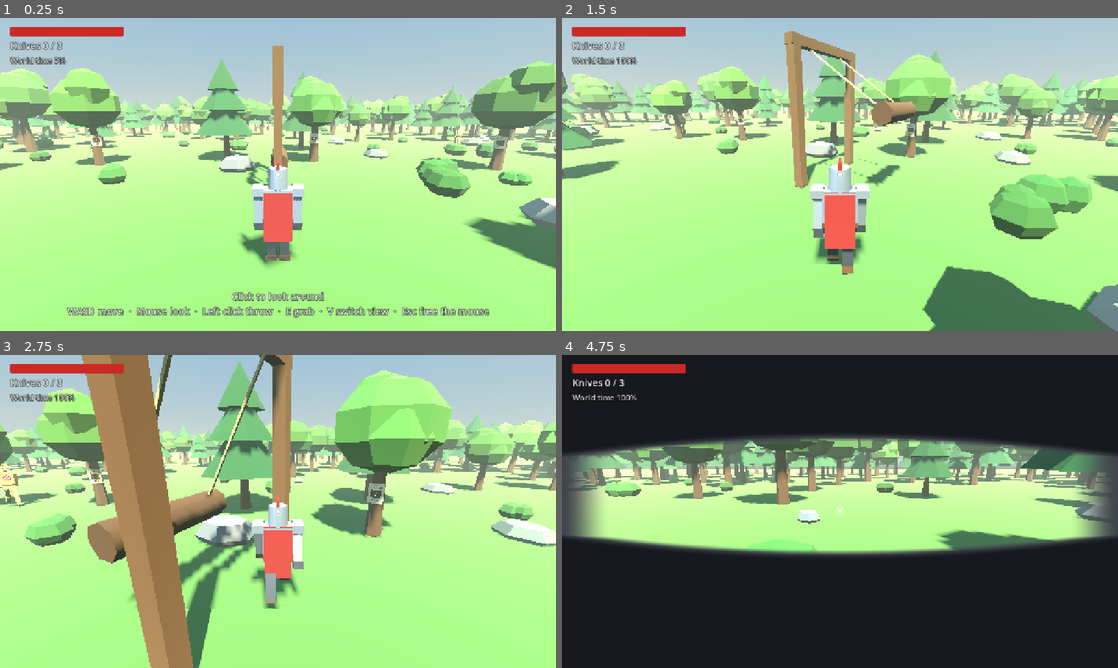
Above: before the commit, frames 1-4 (two rows, left to right).
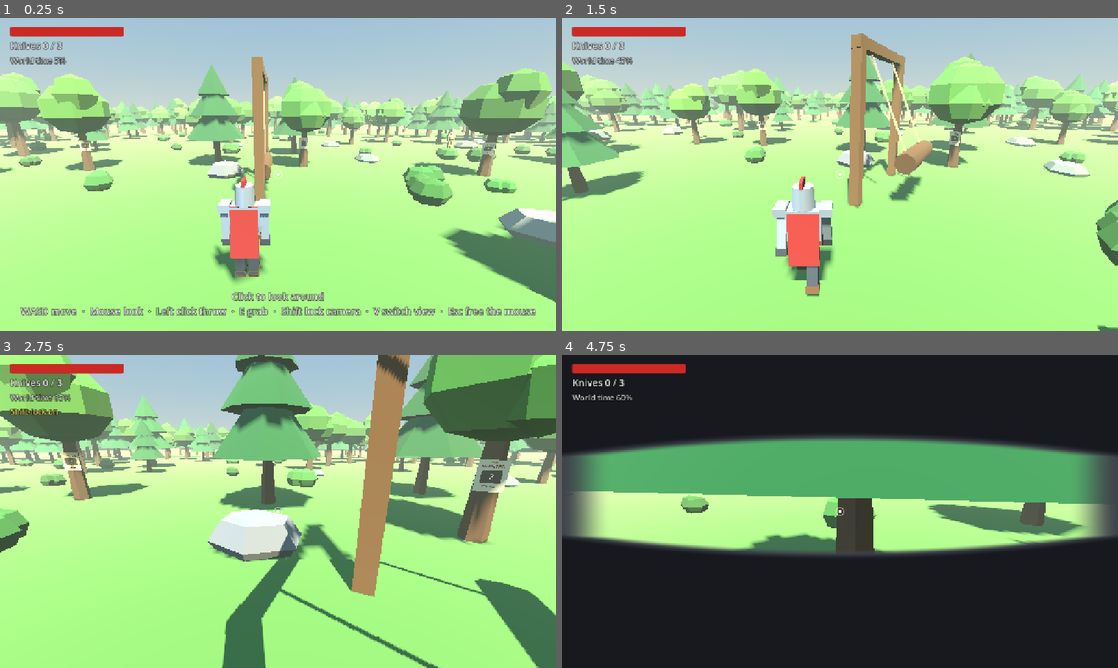
Above: after the commit, the same moments.

Repository: KaydenKamberi/knight-of-the-woods
Game: Godot game, scene res://scenes/forest.tscn
The game is run twice, just before and just after one commit, with the same random seed, the same clock (stepped at 60 frames per second) and the same inputs.
Inputs (mouse positions are in pixels of both pictures, inside the frame that each line leads up to):
- Up to frame 1 (0.25 s): no input
- Up to frame 2 (1.5 s): tap Enter at 0.5 s; move the mouse to (962, 158) at 0.52 s; hold D (move_right) 0.53-1.28 s; hold E (interact) 0.53-1.28 s; click (962, 158) at 0.67 s; tap V (switch_camera) at 0.8, 1.35 s; move the mouse to (812, 174) at 1.27 s; hold W (move_forward) from 1.28 s (still down)
- Up to frame 3 (2.75 s): keep holding W (move_forward); click (250, 511) at 1.55 s; move the mouse to (289, 505) at 2.02 s; press the mouse at (289, 505) at 2.03 s; tap Shift (shift_lock, bound only after the commit) at 2.3 s
- Up to frame 4 (4.75 s): move the mouse to (834, 517) at 2.77 s; release the mouse at (834, 517) at 2.78 s; tap Shift (shift_lock, bound only after the commit) at 2.85 s; tap E (interact) at 3.05 s; move the mouse to (878, 514) at 3.52 s; hold E (interact) 3.53-4.25 s; tap V (switch_camera) at 3.8 s; tap Escape (pause) at 4.15 s; release W (move_forward) at 4.25 s; tap Enter at 4.25 s; drag from (673, 464) to (756, 433) at 4.27 s

The runs differ from the first frame. In frame 1, 28% of the frame differs, in the area x 0-100%, y 8-96%; in frame 2, 37%; in frame 3, 58%, in the area x 0-100%, y 0-100%; in frame 4, 21%.

Commit message:
Fixes: shoulder camera with shift-lock, stepped time ramp, poster respawn
- C-4: the third-person camera sits over the knight's right shoulder
  (shoulder_offset on the Knight node), so the crosshair is never on his
  head. Shift-lock (Left Shift on PC, a lock icon on touch) makes the knight
  turn with the camera and locks the cursor to the middle. Esc turns it off.
- T-2: world time now ramps in steps while a move key or the joystick is
  held: +10% every 0.3 s, from 5% up to 100%. Letting go steps it back down.
  Throwing and grabbing give a short bump. All numbers sit at the top of
  scripts/world_time.gd. Camera look no longer ramps time (one setting turns
  it back on).
- W-6: a poster regrows its knife a few seconds after it's pulled out
  (respawn_delay, world time). Knives that hit nothing now just disappear.

Co-Authored-By: Claude Opus 5.5 <noreply@anthropic.com>
Claude-Session: https://claude.ai/code/session_01NNVariA4DCqn6NNAeP1c8Q

Diff:
--- a/project.godot
+++ b/project.godot
@@ -73,6 +73,11 @@
 "events": [Object(InputEventMouseButton,"resource_local_to_scene":false,"resource_name":"","device":-1,"window_id":0,"a …(253 unchanged characters)…
 ]
 }
+shift_lock={
+"deadzone": 0.5,
+"events": [Object(InputEventKey,"resource_local_to_scene":false,"resource_name":"","device":-1,"window_id":0,"alt_pressed":false,"shift_pressed":false,"ctrl_pressed":false,"meta_pressed":false,"pressed":false,"keycode":0,"physical_keycode":4194325,"key_label":0,"unicode":0,"location":1,"echo":false,"script":null)
+]
+}
 
 [layer_names]
 
--- a/scenes/forest.tscn
+++ b/scenes/forest.tscn
@@ -86,3 +86,4 @@
 [connection signal="knives_changed" from="Knight" to="HUD" method="set_knives"]
 [connection signal="pickup_changed" from="Knight" to="HUD" method="set_pickup_prompt"]
 [connection signal="died" from="Knight" to="HUD" method="show_game_over"]
+[connection signal="shift_lock_changed" from="Knight" to="HUD" method="set_shift_lock"]
--- a/scripts/hud.gd
+++ b/scripts/hud.gd
@@ -2,7 +2,7 @@
 ## Heads-up display.
 ##
 ## - Health bar, knife count and world-speed readout in the top-left corner (E-3).
-## - Crosshair in the middle, where knives are aimed.
+## - Crosshair in the middle, where knives are aimed, and a shift-lock indicator.
 ## - "Press E" prompt when a knife is in reach (PC), or the Grab button (touch).
 ## - Touch controls on phones and tablets, and a short controls hint on PC
 ##   (K-1). The last kind of input used wins: touching the screen switches to
@@ -30,6 +30,7 @@
 @onready var _knife_label: Label = $Status/KnifeLabel
 @onready var _world_time_label: Label = $Status/WorldTimeLabel
 @onready var _crosshair: Control = $Crosshair
+@onready var _shift_lock_label: Label = $Status/ShiftLockLabel
 @onready var _pickup_label: Label = $PickupPrompt
 @onready var _damage_flash: ColorRect = $DamageFlash
 @onready var _game_over: Control = $GameOver
@@ -76,6 +77,11 @@
 	_touch_controls.throw_enabled = count > 0
 
 
+func set_shift_lock(enabled: bool) -> void:
+	_touch_controls.lock_on = enabled
+	_shift_lock_label.visible = enabled
+
+
 func set_pickup_prompt(prompt: String) -> void:
 	_pickup_prompt = prompt
 	_pickup_label.text = "[E]  " + prompt
--- a/scripts/knight.gd
+++ b/scripts/knight.gd
@@ -5,9 +5,13 @@
 ## dragging on the right half of the screen, and switches between a camera
 ## behind the knight and a view from inside the helmet (PRD C-1 to C-3).
 ##
-## Moving and looking around wake up world time (T-2, K-2). Camera look is
-## applied the moment input arrives and never scaled by delta, so it stays
-## responsive even while the world is slowed (T-4).
+## Holding a move key ramps world time up, and throwing or grabbing gives it a
+## short bump (T-2). Camera look is applied the moment input arrives and never
+## scaled by delta, so it stays responsive even while the world is slowed (T-4).
+##
+## The third-person camera sits over the right shoulder so the crosshair is never
+## on the knight's head. Shift-lock (Left Shift, or the lock icon on touch)
+## makes the knight turn with the camera, like first person does (C-4).
 ##
 ## The knight pulls throwing knives from wanted posters, carries a few, and
 ## throws them at the crosshair (W-2 to W-4). Dummies' hits lower his health,
@@ -15,6 +19,7 @@
 
 ## Sent whenever the view changes. true means first person (inside the helmet).
 signal view_changed(first_person: bool)
+signal shift_lock_changed(enabled: bool)
 signal health_changed(health: int, max_health: int)
 signal knives_changed(count: int, max_count: int)
 ## Sent when a knife comes into or goes out of reach. prompt is "" when there's nothing to grab.
@@ -26,8 +31,6 @@
 ## Layer Names > 3D Render). The first-person camera hides this layer so the
 ## inside of the helmet doesn't block the view.
 const KNIGHT_RENDER_LAYER := 2
-## Horizontal speed (metres per second) above which the knight counts as moving for world time.
-const STILL_SPEED := 0.2
 const KNIFE_SCENE := preload("res://scenes/throwing_knife.tscn")
 ## Physics layers the aim ray can hit: world (1), dummies (4) and debris (5).
 const AIM_MASK := 1 | 8 | 16
@@ -47,6 +50,8 @@
 @export var touch_sensitivity := 0.005
 @export var third_person_distance := 4.0
 @export var third_person_height := 1.7
+## Over-the-shoulder offset in third person: x is to the right, y is up (C-4).
+@export var shoulder_offset := Vector2(0.6, 0.3)
 ## Eye height inside the helmet, lined up with the eye slit on the model.
 @export var first_person_height := 1.66
 ## How far down and up the camera can tilt, in degrees.
@@ -61,14 +66,14 @@
 @export var max_knives := 3
 ## How close (in metres) a knife has to be to grab it.
 @export var pickup_range := 2.0
-## Real seconds world time keeps running after a throw or a grab (T-2).
-@export var action_time := 0.3
 ## How hard a dummy's hit shoves the knight back, in metres per second.
 @export var knockback_speed := 4.0
 ## How far the aim ray reaches, in metres.
 @export var aim_distance := 60.0
 
 var first_person := false
+## While on, the knight always faces where the camera looks (C-4).
+var shift_lock := false
 var health := 0
 var knives := 0
 
@@ -98,6 +103,7 @@
 	add_to_group("player")
 	health = max_health
 	_arm.spring_length = third_person_distance
+	_arm.position = _shoulder_position()
 	_pitch_pivot.position.y = third_person_height
 	_pitch_pivot.rotation.x = _pitch
 	_set_helmet_view(false)
@@ -110,10 +116,13 @@
 		return
 	if event.is_action_pressed("switch_camera"):
 		toggle_view()
+	elif event.is_action_pressed("shift_lock"):
+		set_shift_lock(not shift_lock)
 	elif event.is_action_pressed("interact"):
 		pick_up_knife()
 	elif event.is_action_pressed("pause"):
-		# Esc frees the mouse. The pause menu itself comes in a later milestone.
+		# Esc frees the mouse and turns shift-lock off. The pause menu comes in a later milestone.
+		set_shift_lock(false)
 		Input.mouse_mode = Input.MOUSE_MODE_VISIBLE
 	elif event is InputEventMouseButton:
 		_on_mouse_button(event)
@@ -140,11 +149,9 @@
 	if _dead:
 		return
 	_update_pickup_in_reach()
-	# Walking (keys or joystick), still sliding to a stop, or falling all keep world time running.
-	var wants_to_move := Input.get_vector("move_left", "move_right", "move_forward", "move_back") != Vector2.ZERO
-	var still_moving := Vector2(velocity.x, velocity.z).length() > STILL_SPEED or not is_on_floor()
-	if wants_to_move or still_moving:
-		WorldTime.report_activity()
+	# Holding a move key (or the joystick) ramps world time up.
+	if Input.get_vector("move_left", "move_right", "move_forward", "move_back") != Vector2.ZERO:
+		WorldTime.report_moving()
 
 
 func _physics_process(delta: float) -> void:
@@ -191,7 +198,7 @@
 	if _dead or knives <= 0:
 		return
 	_set_knives(knives - 1)
-	WorldTime.report_activity(action_time)
+	WorldTime.bump()
 
 	var forward := -_camera.global_basis.z
 	var start := _throw_start()
@@ -216,14 +223,14 @@
 	_pickup_in_reach = null
 	pickup_changed.emit("")
 	_set_knives(knives + 1)
-	WorldTime.report_activity(action_time)
+	WorldTime.bump()
 
 
 ## Turns the camera. x is left/right, y is up/down, both in radians.
 func add_look_input(amount: Vector2) -> void:
 	if amount == Vector2.ZERO:
 		return
-	WorldTime.report_activity()
+	WorldTime.report_looking()
 	_yaw.rotation.y -= amount.x
 	_set_pitch(_pitch - amount.y)
 
@@ -238,6 +245,16 @@
 	_touch_mode = enabled
 	if enabled and Input.mouse_mode == Input.MOUSE_MODE_CAPTURED:
 		Input.mouse_mode = Input.MOUSE_MODE_VISIBLE
+
+
+## Turns shift-lock on or off. On PC it also captures the mouse, locking the cursor to the middle.
+func set_shift_lock(enabled: bool) -> void:
+	if enabled == shift_lock:
+		return
+	shift_lock = enabled
+	if enabled and not _touch_mode:
+		Input.mouse_mode = Input.MOUSE_MODE_CAPTURED
+	shift_lock_changed.emit(enabled)
 
 
 ## Switches between third person (behind the knight) and first person (inside the helmet).
@@ -252,15 +269,21 @@
 	if first_person:
 		# Glide into the helmet, then hide the knight's own model and show the eye slit.
 		_view_tween.tween_property(_arm, "spring_length", 0.0, switch_time)
+		_view_tween.tween_property(_arm, "position", Vector3.ZERO, switch_time)
 		_view_tween.tween_property(_pitch_pivot, "position:y", first_person_height, switch_time)
 		_view_tween.chain().tween_callback(_set_helmet_view.bind(true))
 	else:
 		_set_helmet_view(false)
 		_set_pitch(_pitch)
 		_view_tween.tween_property(_arm, "spring_length", third_person_distance, switch_time)
+		_view_tween.tween_property(_arm, "position", _shoulder_position(), switch_time)
 		_view_tween.tween_property(_pitch_pivot, "position:y", third_person_height, switch_time)
 
 	view_changed.emit(first_person)
+
+
+func _shoulder_position() -> Vector3:
+	return Vector3(shoulder_offset.x, shoulder_offset.y, 0.0)
 
 
 func _announce_status() -> void:
@@ -341,8 +364,8 @@
 
 
 func _update_facing(direction: Vector3, delta: float) -> void:
-	if first_person:
-		# In first person the body always faces where the player looks.
+	if first_person or shift_lock:
+		# In first person and shift-lock the body always faces where the player looks.
 		_model.rotation.y = _yaw.rotation.y
 	elif direction.length_squared() > 0.01:
 		# The model faces -Z, so this angle turns -Z towards the walking direction.
--- a/scripts/throwing_knife.gd
+++ b/scripts/throwing_knife.gd
@@ -25,7 +25,7 @@
 @export var hit_push := 5.0
 ## How deep the blade sinks into what it hits, in metres.
 @export var sink_depth := 0.1
-## A knife that hits nothing for this long (world seconds) goes back to an empty poster.
+## A knife that hits nothing for this long (world seconds) disappears. Posters regrow knives (W-6).
 @export var max_flight_time := 5.0
 
 var velocity := Vector3.ZERO
@@ -49,8 +49,7 @@
 		return
 	_flight_time += delta
 	if _flight_time > max_flight_time:
-		_flying = false
-		_return_to_a_poster()
+		queue_free()
 		return
 
 	velocity.y -= drop * delta
@@ -136,15 +135,6 @@
 	return null
 
 
-## Knives that fly off into nothing go back to a poster, so they're never lost for good.
-func _return_to_a_poster() -> void:
-	var empty_posters := get_tree().get_nodes_in_group("wanted_posters").filter(
-			func(poster) -> bool: return not poster.has_knife)
-	if not empty_posters.is_empty():
-		empty_posters.pick_random().rearm()
-	queue_free()
-
-
 func _face(direction: Vector3) -> void:
 	if direction.length_squared() < 0.0001:
 		return
--- a/scripts/touch_controls.gd
+++ b/scripts/touch_controls.gd
@@ -6,6 +6,7 @@
 ##   doesn't need to know where the input came from.
 ## - Right half of the screen: drag to look around.
 ## - Camera icon (top right): switches between third and first person.
+## - Lock icon (under the camera icon): shift-lock, so the knight turns with the camera (C-4).
 ## - Throw button (bottom right): throws a knife at the crosshair (W-3).
 ##   It's dimmed while the knight has no knives.
 ## - Grab button (next to Throw): only appears when a knife is in reach (W-2).
@@ -36,6 +37,11 @@
 	set(value):
 		throw_enabled = value
 		queue_redraw()
+## Set by the HUD: highlights the lock icon while shift-lock is on.
+var lock_on := false:
+	set(value):
+		lock_on = value
+		queue_redraw()
 ## Set by the HUD: shows the Grab button while a knife is in reach.
 var grab_visible := false:
 	set(value):
@@ -76,6 +82,8 @@
 func _on_finger_down(finger: int, at: Vector2) -> void:
 	if _camera_button_rect().has_point(at):
 		_tap_action(&"switch_camera")
+	elif _lock_button_rect().has_point(at):
+		_tap_action(&"shift_lock")
 	elif at.distance_to(_throw_button_center()) <= throw_button_radius:
 		_tap_action(&"throw")
 	elif grab_visible and at.distance_to(_grab_button_center()) <= grab_button_radius:
@@ -138,6 +146,13 @@
 		_look_finger = -1
 
 
+## The lock icon sits just below the camera icon.
+func _lock_button_rect() -> Rect2:
+	var rect := _camera_button_rect()
+	rect.position.y += camera_button_size + 20.0
+	return rect
+
+
 func _throw_button_center() -> Vector2:
 	return size - throw_button_home
 
@@ -172,6 +187,16 @@
 	draw_rect(Rect2(c + Vector2(-8, -18) * s, Vector2(16, 7) * s), icon)
 	draw_circle(c + Vector2(0, 3) * s, 9.0 * s, Color(0.1, 0.1, 0.12, 0.95))
 	draw_circle(c + Vector2(0, 3) * s, 5.0 * s, Color(1, 1, 1, 0.5))
+
+	# Lock icon: a padlock, filled in gold while shift-lock is on.
+	var lock_rect := _lock_button_rect()
+	var lc := lock_rect.get_center()
+	var lock_color := Color(1.0, 0.85, 0.35, 0.95) if lock_on else Color(1, 1, 1, 0.9)
+	draw_circle(lc, camera_button_size * 0.5, Color(0, 0, 0, 0.5 if lock_on else 0.35))
+	draw_arc(lc, camera_button_size * 0.5, 0.0, TAU, 48, lock_color, 2.5 if lock_on else 2.0, true)
+	draw_arc(lc + Vector2(0, -6) * s, 11.0 * s, PI, TAU, 16, lock_color, 4.0 * s, true)
+	draw_rect(Rect2(lc + Vector2(-16, -6) * s, Vector2(32, 26) * s), lock_color)
+	draw_circle(lc + Vector2(0, 5) * s, 4.0 * s, Color(0.1, 0.1, 0.12, 0.95))
 
 	# Throw button, with a knife drawn on it.
 	var throw_center := _throw_button_center()
--- a/scripts/wanted_poster.gd
+++ b/scripts/wanted_poster.gd
@@ -1,10 +1,16 @@
 extends Node3D
 ## A wanted poster pinned to a tree with a throwing knife (PRD W-1, W-2).
 ##
-## Walk up and press interact to pull the knife out. The portrait is a blank
+## Walk up and press interact to pull the knife out. A new knife appears in the
+## poster after respawn_delay seconds of world time (W-6). The portrait is a blank
 ## placeholder for now; in M4 it will show the current wave's mini boss (W-5).
 
+## Seconds (world time) before a new knife appears after one is pulled out.
+@export var respawn_delay := 5.0
+
 var has_knife := true
+
+var _respawn_timer: SceneTreeTimer
 
 @onready var _knife: Node3D = $Knife
 
@@ -32,11 +38,19 @@
 func pick_up() -> void:
 	has_knife = false
 	_knife.visible = false
+	# The timer runs on world time and stops while the game is paused.
+	_respawn_timer = get_tree().create_timer(respawn_delay, false)
+	_respawn_timer.timeout.connect(rearm)
 
 
 # -----------------------------------------------------------------------------
 
-## Puts a knife back through the poster (used for knives that flew off into nothing).
+## Puts a new knife through the poster, popping it in so it's easy to spot.
 func rearm() -> void:
+	if has_knife:
+		return
 	has_knife = true
 	_knife.visible = true
+	_knife.scale = Vector3.ONE * 0.01
+	create_tween().tween_property(_knife, "scale", Vector3.ONE, 0.25) \
+			.set_trans(Tween.TRANS_BACK).set_ease(Tween.EASE_OUT)
--- a/scripts/world_time.gd
+++ b/scripts/world_time.gd
@@ -1,9 +1,11 @@
 extends Node
 ## World time: the game's core mechanic (PRD T-1 to T-4).
 ##
-## Time runs at full speed while the player moves, looks around or acts, and
-## slows to a crawl when they stand still. This is an autoload, so any script
-## can reach it as `WorldTime`.
+## Standing still holds the world at a near-freeze. Holding a move key ramps
+## time up in steps (5% -> 15% -> 25% ... -> 100%), so a short tap barely moves
+## time and holding W keeps speeding it up. Letting go steps it back down.
+## Throwing (and later swinging) gives a short bump. This is an autoload, so any
+## script can reach it as `WorldTime`.
 ##
 ## It works by setting Engine.time_scale, so everything that runs on Godot's
 ## normal clock follows world time automatically (T-3): physics and ragdolls,
@@ -15,19 +17,27 @@
 ## don't scale it by delta, or use real_delta, or call set_ignore_time_scale(true)
 ## on its Tween.
 ##
-## Anything the player does that should wake time up (moving, looking, and later
-## throwing or swinging) calls WorldTime.report_activity().
+## The knight calls report_moving() every frame a move key or the joystick is
+## held, and bump() when he throws or grabs a knife.
 
 # --- Tuning: change these numbers to adjust how the mechanic feels ----------
 
 ## World speed while the player stands still. 0.05 means 5% speed (T-1).
 var slow_speed := 0.05
-## Real seconds to blend from slow up to full speed once the player acts (T-2).
-var speed_up_time := 0.15
-## Real seconds to blend from full speed down to slow once the player stops.
-var slow_down_time := 0.35
-## How long one bit of activity (a mouse twitch, a tap) keeps time running, in real seconds.
-var activity_hold := 0.1
+## How much each ramp step adds while a move key is held. 0.1 means +10% (T-2).
+var step_size := 0.1
+## Real seconds between ramp steps while a move key is held.
+var step_interval := 0.3
+## How much each step takes away after the move key is let go.
+var drop_step_size := 0.1
+## Real seconds between steps back down after letting go.
+var drop_step_interval := 0.1
+## World speed during a bump from throwing or grabbing (never lowers the current speed).
+var bump_speed := 0.6
+## Real seconds a bump lasts.
+var bump_time := 0.4
+## Set to true to let turning the camera ramp time too (the old K-2 behaviour).
+var look_counts_as_moving := false
 ## Set to false to turn the mechanic off and keep time at full speed (handy for testing).
 var enabled := true
 
@@ -38,16 +48,19 @@
 ## Real seconds since the last frame, not affected by world speed.
 var real_delta := 0.0
 
-## 0 means fully slowed, 1 means full speed. Moves at a steady rate and is eased into speed.
-var _blend := 0.0
-## Real seconds of activity left before time starts slowing down.
-var _active_time_left := 0.0
+## The stepped speed, before any bump.
+var _ramp_speed := 0.0
+var _moving_reported := false
+var _was_moving := false
+var _step_timer := 0.0
+var _bump_left := 0.0
 var _last_frame_usec := 0
 
 
 func _ready() -> void:
-	# Keep running even if the game is paused later, so time can still blend.
+	# Keep running even if the game is paused, so time can still settle.
 	process_mode = Node.PROCESS_MODE_ALWAYS
+	_ramp_speed = slow_speed
 	_last_frame_usec = Time.get_ticks_usec()
 	_apply_speed()
 
@@ -58,22 +71,50 @@
 	real_delta = minf((now - _last_frame_usec) / 1_000_000.0, 0.1)
 	_last_frame_usec = now
 
-	_active_time_left = maxf(_active_time_left - real_delta, 0.0)
-	var target := 1.0 if _active_time_left > 0.0 or not enabled else 0.0
-	if _blend < target:
-		_blend = minf(_blend + real_delta / maxf(speed_up_time, 0.001), target)
-	elif _blend > target:
-		_blend = maxf(_blend - real_delta / maxf(slow_down_time, 0.001), target)
+	var moving := _moving_reported
+	_moving_reported = false
+	if moving != _was_moving:
+		_step_timer = 0.0
+		if moving:
+			# The first step happens the moment a key goes down.
+			_ramp_speed = minf(_ramp_speed + step_size, 1.0)
+	_was_moving = moving
+
+	_step_timer += real_delta
+	if moving:
+		while _step_timer >= step_interval:
+			_step_timer -= step_interval
+			_ramp_speed = minf(_ramp_speed + step_size, 1.0)
+	else:
+		while _step_timer >= drop_step_interval:
+			_step_timer -= drop_step_interval
+			_ramp_speed = maxf(_ramp_speed - drop_step_size, slow_speed)
+
+	_bump_left = maxf(_bump_left - real_delta, 0.0)
 	_apply_speed()
 
 
-## Tells world time the player is doing something, so it should run at full speed.
-## hold is how many real seconds this keeps time awake; leave it out to use activity_hold.
-func report_activity(hold := -1.0) -> void:
-	_active_time_left = maxf(_active_time_left, activity_hold if hold < 0.0 else hold)
+## Call every frame the player is holding a move key or the joystick.
+func report_moving() -> void:
+	_moving_reported = true
+
+
+## Call when the player looks around. Only counts if look_counts_as_moving is on.
+func report_looking() -> void:
+	if look_counts_as_moving:
+		_moving_reported = true
+
+
+## A short burst of speed for an action, like throwing a knife.
+func bump() -> void:
+	_bump_left = bump_time
 
 
 func _apply_speed() -> void:
-	speed = lerpf(slow_speed, 1.0, smoothstep(0.0, 1.0, _blend))
+	speed = _ramp_speed
+	if _bump_left > 0.0:
+		speed = maxf(speed, bump_speed)
+	if not enabled:
+		speed = 1.0
 	Engine.time_scale = speed
 	AudioServer.playback_speed_scale = speed
--- a/ui/hud.tscn
+++ b/ui/hud.tscn
@@ -75,6 +75,15 @@
 theme_override_font_sizes/font_size = 18
 text = "World time 100%"
 
+[node name="ShiftLockLabel" type="Label" parent="Status"]
+visible = false
+layout_mode = 2
+theme_override_colors/font_color = Color(1, 0.85, 0.35, 1)
+theme_override_colors/font_outline_color = Color(0, 0, 0, 0.8)
+theme_override_constants/outline_size = 5
+theme_override_font_sizes/font_size = 18
+text = "Shift-lock on"
+
 [node name="TouchControls" type="Control" parent="."]
 visible = false
 anchors_preset = 15
@@ -123,7 +132,7 @@
 theme_override_constants/outline_size = 6
 theme_override_font_sizes/font_size = 22
 text = "Click to look around
-WASD move  ·  Mouse look  ·  Left click throw  ·  E grab  ·  V switch view  ·  Esc free the mouse"
+WASD move  ·  Mouse look  ·  Left click throw  ·  E grab  ·  Shift lock camera  ·  V switch view  ·  Esc free the mouse"
 horizontal_alignment = 1
 vertical_alignment = 2
 
